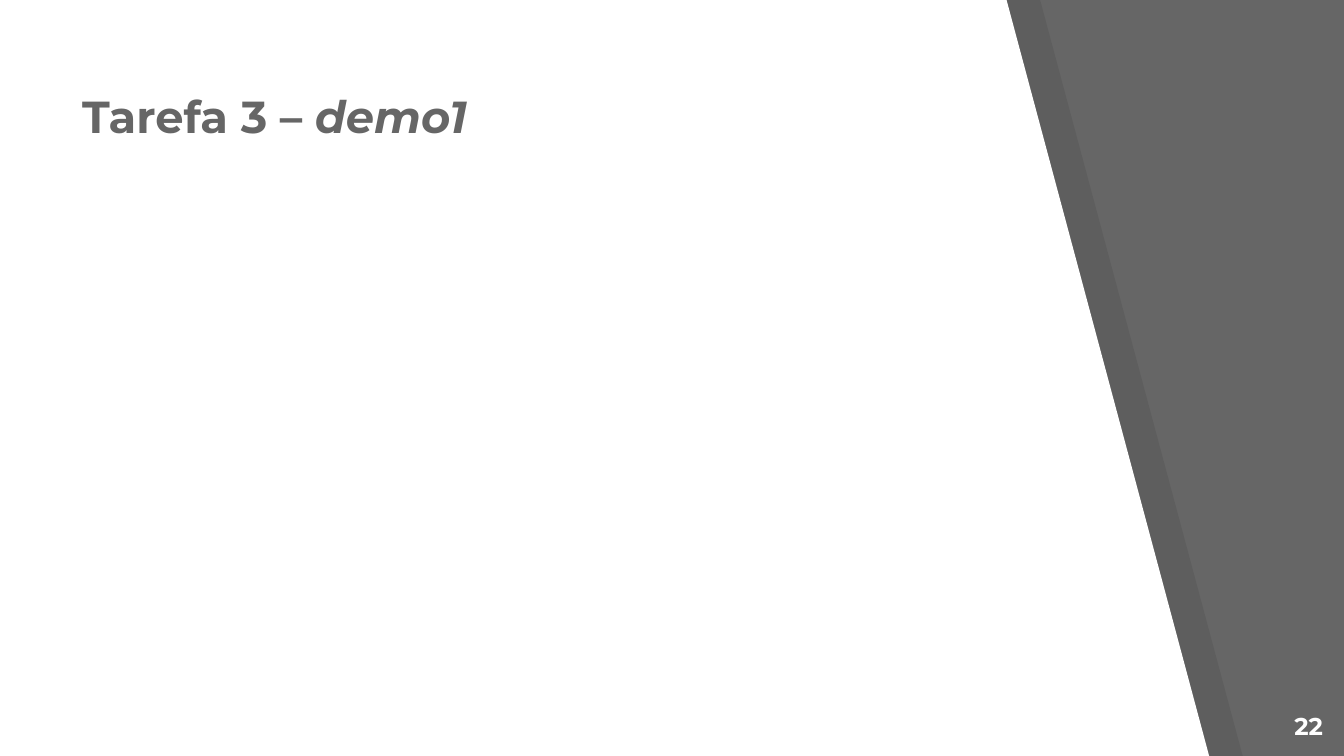
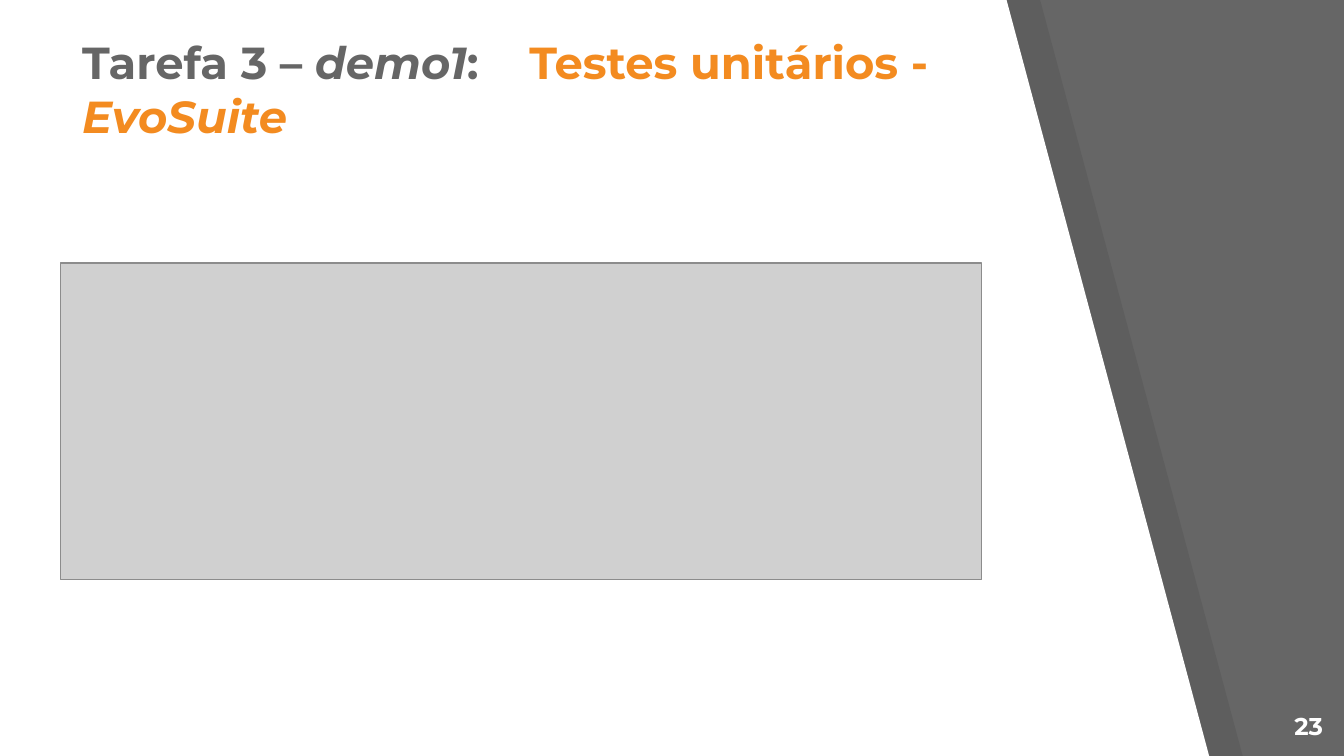
Before and after one commit to Nelson198/ATS, a slide deck: slide 23 of Apresentação.pptx (slide 22 before the commit). Drawn at 1344x756 pixels with LibreOffice and Linux fonts; fonts in the diff are those of the drawing; grey boxes stand for pictures. Boxes give left, top, right and bottom in pixels: in the first picture for what was removed or moved away, otherwise in the second. Text is boxed around its words. In the diff, an @@ line names an element or a change of style, - is before the commit and + after.

```diff
--- a/Apresentação.pptx
+++ b/Apresentação.pptx
@@ title at (82, 43, 898, 80): text changed; text colour #666666 to #F38B20 @@
-Tarefa 3 – demo1
+Tarefa 3 – demo1: Testes unitários - EvoSuite
@@ picture added at (60, 263, 981, 581) @@
@@ page number at (1294, 718, 1323, 735): text changed @@
-22
+23
```
Also in this commit, not shown: 4 other slides changed, 1 slide added, 3 other files.
